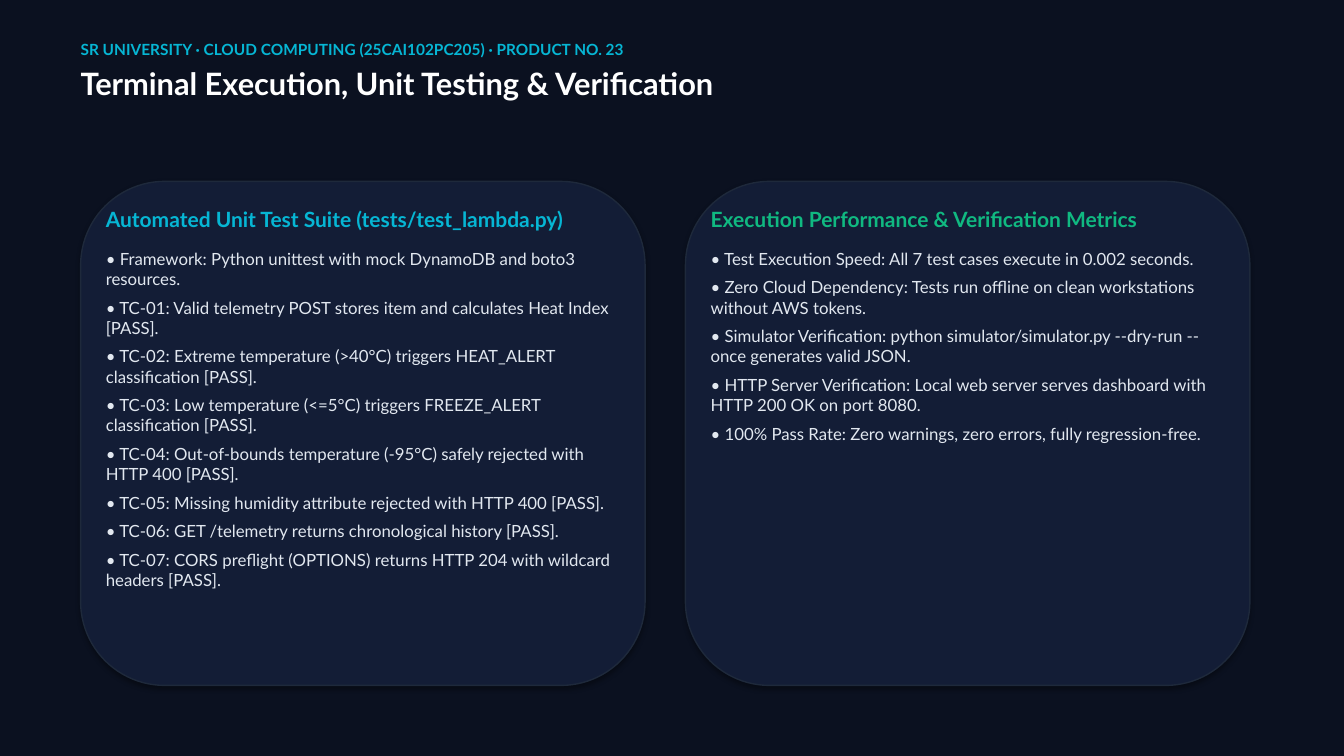
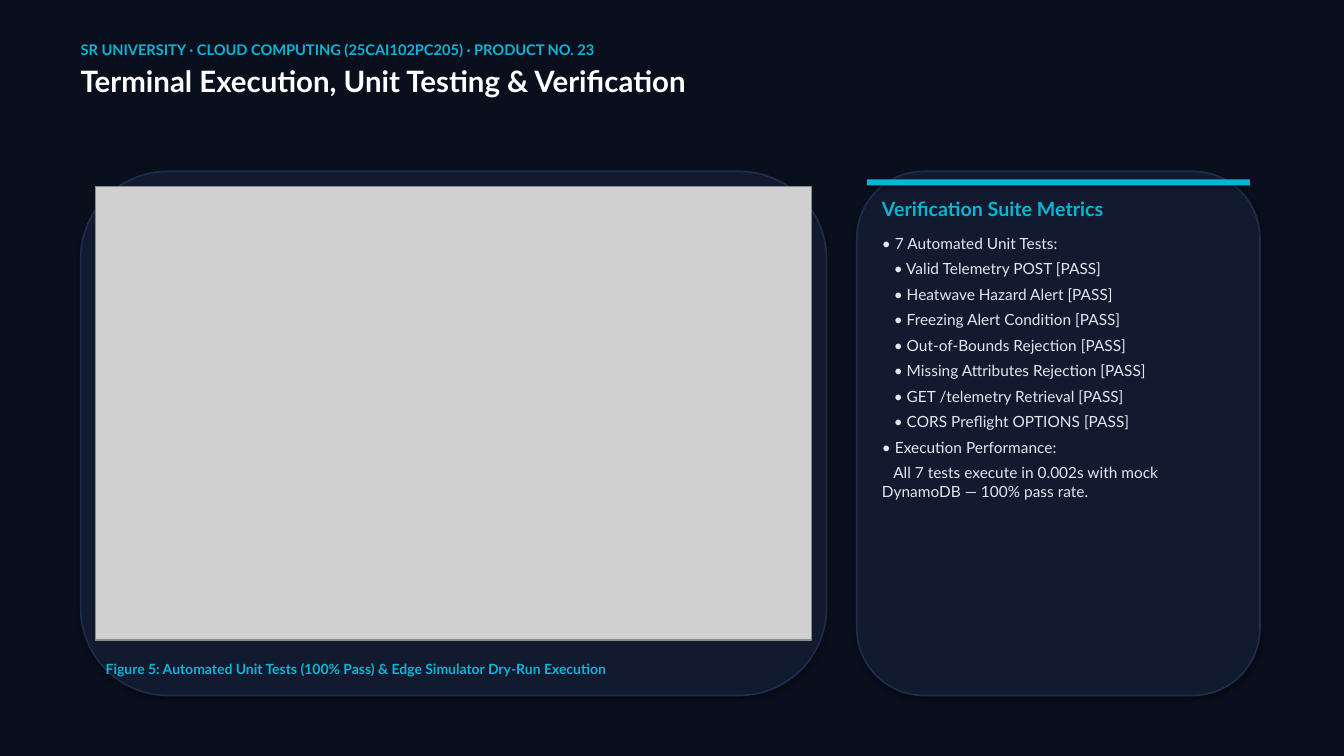
Before and after one commit to yeshwanthkushi25-glitch/envirosense-iot-dashboard, a slide deck: slide 10 of EnviroSense_Master_Presentation.pptx. Drawn at 1344x756 pixels with LibreOffice and Linux fonts; fonts in the diff are those of the drawing; grey boxes stand for pictures. Boxes give left, top, right and bottom in pixels: in the first picture for what was removed or moved away, otherwise in the second. Text is boxed around its words. In the diff, an @@ line names an element or a change of style, - is before the commit and + after.

Commit message:
style: overhaul visual design, circular gauges, embedded diagrams & presentation deck

```diff
--- a/EnviroSense_Master_Presentation.pptx
+++ b/EnviroSense_Master_Presentation.pptx
@@ rectangle at [0, 0, 1344, 756]: fill #0B1120 to #0A0F1D @@
@@ text "SR UNIVERSITY · CLOUD COMPUTING ..." at [81, 43, 685, 98]: size 11 to 10.5 pt in "SR UNIVERSITY · CLOUD COMPUTING (25CAI102PC205) · ..."; size 22 to 21 pt in "Terminal Execution, Unit Testing & Verification" @@
@@ rounded rectangle: place and size @@
-rounded rectangle at [81, 181, 645, 686]
+rounded rectangle at [81, 171, 827, 696]
@@ rounded rectangle at [81, 171, 827, 696]: fill #131D36 to #121A2F; outline #1E293B 1 pt to #1E2D4D 1.2 pt @@
@@ rounded rectangle at [857, 171, 1260, 696]: fill #131D36 to #121A2F; outline #1E293B 1 pt to #1E2D4D 1.2 pt @@
@@ rounded rectangle: place and size @@
-rounded rectangle at [686, 181, 1250, 686]
+rounded rectangle at [857, 171, 1260, 696]
@@ rectangle added at [867, 179, 1250, 186], fill #06B6D4 @@
@@ picture added at [96, 187, 812, 640] @@
@@ text added at [882, 201, 1158, 500], 11 pt, text #E2E8F0 @@
+Verification Suite Metrics
+• 7 Automated Unit Tests:
+• Valid Telemetry POST [PASS]
+• Heatwave Hazard Alert [PASS]
+• Freezing Alert Condition [PASS]
+• Out-of-Bounds Rejection [PASS]
+• Missing Attributes Rejection [PASS]
+• GET /telemetry Retrieval [PASS]
+• CORS Preflight OPTIONS [PASS]
+• Execution Performance:
+All 7 tests execute in 0.002s with mock DynamoDB — 100% pass rate.
@@ text removed at [106, 211, 610, 589] @@
-Automated Unit Test Suite (tests/test_lambda.py)
-• Framework: Python unittest with mock DynamoDB and boto3 resources.
-• TC-01: Valid telemetry POST stores item and calculates Heat Index [PASS].
-• TC-02: Extreme temperature (>40°C) triggers HEAT_ALERT classification [PASS].
-• TC-03: Low temperature (<=5°C) triggers FREEZE_ALERT classification [PASS].
-• TC-04: Out-of-bounds temperature (-95°C) safely rejected with HTTP 400 [PASS].
-• TC-05: Missing humidity attribute rejected with HTTP 400 [PASS].
-• TC-06: GET /telemetry returns chronological history [PASS].
-• TC-07: CORS preflight (OPTIONS) returns HTTP 204 with wildcard headers [PASS].
@@ text removed at [711, 211, 1206, 443] @@
-Execution Performance & Verification Metrics
-• Test Execution Speed: All 7 test cases execute in 0.002 seconds.
-• Zero Cloud Dependency: Tests run offline on clean workstations without AWS tokens.
-• Simulator Verification: python simulator/simulator.py --dry-run --once generates valid JSON.
-• HTTP Server Verification: Local web server serves dashboard with HTTP 200 OK on port 8080.
-• 100% Pass Rate: Zero warnings, zero errors, fully regression-free.
@@ text added at [106, 663, 606, 677], 10 pt, text #06B6D4, bold @@
+Figure 5: Automated Unit Tests (100% Pass) & Edge Simulator Dry-Run Execution
```
Also in this commit, not shown: 15 other slides changed, 15 other files.
